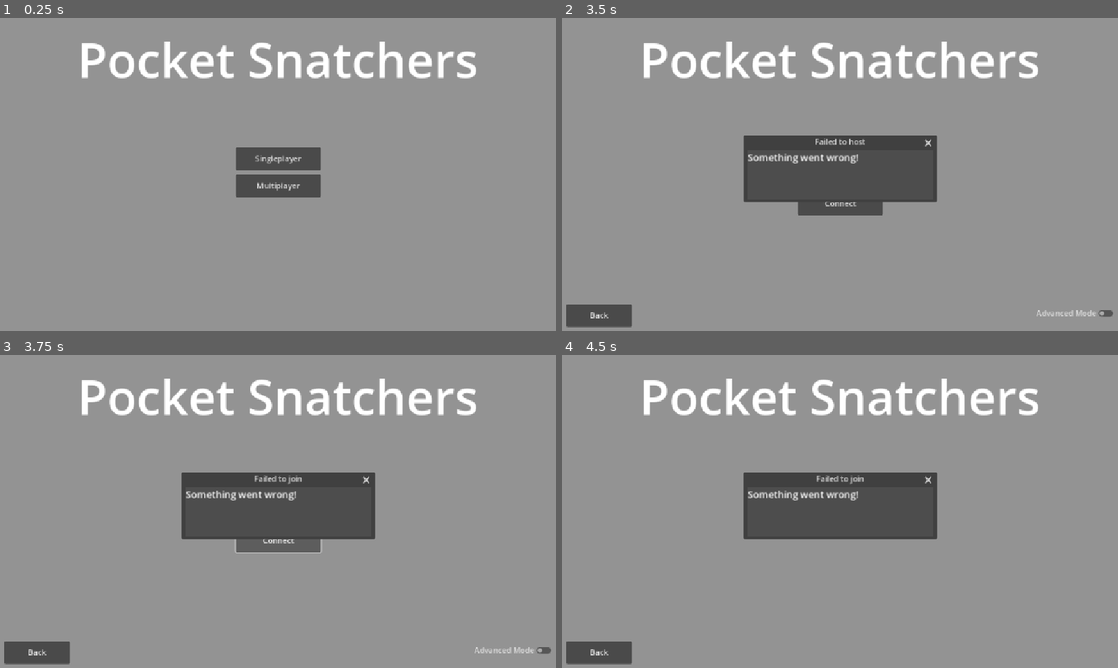
Above: before the commit, frames 1-4 (two rows, left to right).
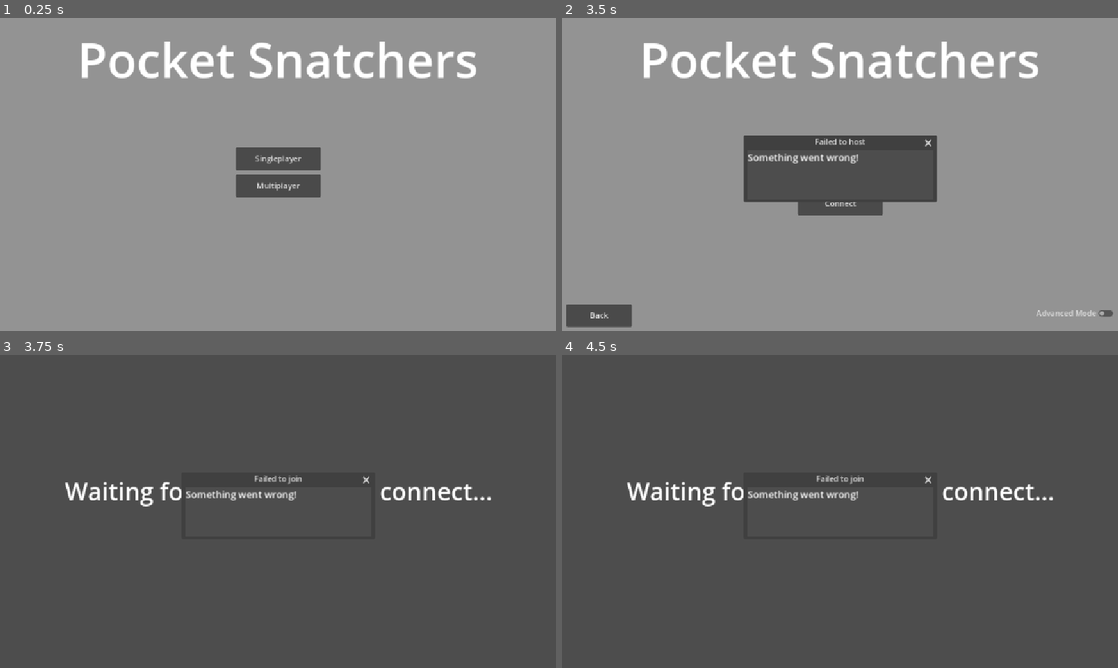
Above: after the commit, the same moments.

Repository: V3AI-Seven/English-Game
Game: Godot game, scene res://scenes/mainMenu/mainMenu.tscn
The game is run twice, just before and just after one commit, with the same random seed, the same clock (stepped at 60 frames per second) and the same inputs.
Inputs (mouse positions are in pixels of both pictures, inside the frame that each line leads up to):
- Up to frame 1 (0.25 s): no input
- Up to frame 2 (3.5 s): click "Multiplayer" at 0.5 s; click "Online" at 1.25 s; click (840, 177) at 2.02 s; type "12" at 2.1 s; click "Host" at 2.75 s
- Up to frame 3 (3.75 s): click "Connect" at 3.5 s
- Up to frame 4 (4.5 s): click (600, 652) at 4.25 s, where only the run before the commit has a clickable "Back"

Frames 1-2 are identical in both runs. In frame 3, 91% of the frame differs, in the area x 0-100%, y 0-100%; in frame 4, 92%.

Commit message:
Game now starts
Game starts, difficulty speed change broken, issues with showing scorecard properly on online

Diff:
--- a/globals/onlineMultiplayer.gd
+++ b/globals/onlineMultiplayer.gd
@@ -74,6 +74,8 @@
 	connectionPort = port
 	connectionIP = ip
 
+	get_tree().change_scene_to_file("res://scenes/connectWaiting/connectWaiting.tscn")
+
 	#Connecting to server
 	var error = multiplayer_peer.create_client(ip, int(port))
 	if error:
@@ -86,12 +88,14 @@
 	multiplayer.multiplayer_peer = multiplayer_peer
 	isMultiplayer = true
 
+
 func multiDisconnect() -> void:
 	if isMultiplayer:
 		multiplayer.multiplayer_peer.close()
 		multiplayer.multiplayer_peer = null
 		isMultiplayer = false
 	else:
+		printerr("Tried to disconnect from server/client when multiplayer not running!")
 		GlobalFunctions.popup({
 			"name":"Cannot disconnect",
 			"content":"Cannot disconnect from server if not connected/running"
--- a/scenes/game/mainGameScripts/pickPocketSelector.gd
+++ b/scenes/game/mainGameScripts/pickPocketSelector.gd
@@ -5,6 +5,7 @@
 signal failSig
 signal resetSig
 signal difficulty
+signal onlineOtherPlayerFinished
 
 const graceRange = 42
 const startSpeed = 1.5
@@ -104,12 +105,18 @@
 						if OnlineMultiplayer.isMultiplayer:
 							if !multiplayer.is_server():
 								rpc("clientSendScore",score)
+								if Score.scores[1] == null:
+									$waiting.visible = true
+									await onlineOtherPlayerFinished
+									rpc("clientSendScore",score)
+									$waiting.visible = false
 							elif multiplayer.is_server():
 								rpc("serverSendScore",score)
-							$waiting.visible = true
-							while Score.scores[1] == null:
-								pass
-							$waiting.visible = false
+								if Score.scores[1] == null:
+									$waiting.visible = true
+									await onlineOtherPlayerFinished
+									rpc("serverSendScore",score)
+									$waiting.visible = false
 						get_tree().change_scene_to_file("res://scenes/finishScreen/finishScreen.tscn")
 					failSig.emit()
 
@@ -150,9 +157,11 @@
 @rpc("any_peer","call_remote","reliable")
 func serverSendScore(sentScore) -> void: #Function is called on the server with data provided by the client
 	if !multiplayer.is_server():
-		Score.scores[1] = sentScore
+		onlineOtherPlayerFinished.emit()
+		Score.scores.append(sentScore)
 
 @rpc("any_peer","call_remote","reliable") #Function is called on the client with data provided by the server
 func clientSendScore(sentScore) -> void:
 	if multiplayer.is_server():
-		Score.scores[1] = sentScore
+		onlineOtherPlayerFinished.emit()
+		Score.scores.append(sentScore)
--- a/scenes/mainMenu/mainMenu.tscn
+++ b/scenes/mainMenu/mainMenu.tscn
@@ -70,6 +70,7 @@
 "
 
 [node name="back" type="Button" parent="multiplayer/onlineChoice"]
+layout_mode = 0
 offset_left = -568.0
 offset_top = 285.0
 offset_right = -432.0
@@ -111,6 +112,7 @@
 text = "Confirm"
 
 [node name="back" type="Button" parent="multiplayer/local"]
+layout_mode = 0
 offset_left = -568.0
 offset_top = 285.0
 offset_right = -432.0
--- a/scenes/mainMenu/modeSelector.gd
+++ b/scenes/mainMenu/modeSelector.gd
@@ -4,6 +4,7 @@
 	visible = true
 
 func multiplayer() -> void:
+	PlayerInfo.isModeMultiplayer = true
 	visible = false
 
 
--- a/scenes/mainMenu/onlineMenu.gd
+++ b/scenes/mainMenu/onlineMenu.gd
@@ -10,11 +10,15 @@
 	$ipAddress/port.visible = toggled_on
 
 func connectSelected() -> void:
+	Score.scores.append(0)
+	Score.scores.append(null)
 	port = int($ipAddress/port.text)
 	ip = $ipAddress.text
 	OnlineMultiplayer.joinGame(ip, port)
 
 
 func hostSelected() -> void:
+	Score.scores.append(0)
+	Score.scores.append(null)
 	port = int($ipAddress/port.text)
 	OnlineMultiplayer.hostGame(port)
--- a/scenes/mainMenu/playerSelect.gd
+++ b/scenes/mainMenu/playerSelect.gd
@@ -16,6 +16,7 @@
 	$local.visible = false
 	$onlineChoice.visible = true
 	visible = true
+	PlayerInfo.isModeMultiplayer = true
 
 
 func localMultiplayer() -> void:
@@ -25,7 +26,7 @@
 
 
 func onlineMultiplayer() -> void:
-	PlayerInfo.isModeMultiplayer = false
+	PlayerInfo.isModeMultiplayer = true
 	$onlineChoice.visible = false
 	$online.visible = true
 
Not shown, changed: english-game.pck
